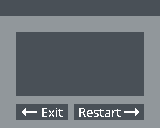
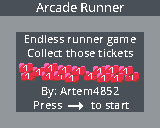
Before/after of a (160, 128) layered artwork. What changed in the layer stack:
added group "Main menu" with 26 layers above "LostMenu" over [16, 2, 144, 112]
added layer "Arcade Runner" in group "Main menu" over [36, 2, 124, 12]
added layer "Rectangle 2 copy" in group "Main menu" over [36, 2, 124, 12]
added layer "Layer 2 copy 14" in group "Main menu" over [97, 73, 111, 83]
added layer "Layer 2 copy 13" in group "Main menu" over [105, 65, 119, 75]
added layer "Layer 2 copy 12" in group "Main menu" over [110, 73, 124, 83]
added layer "Layer 2 copy 11" in group "Main menu" over [119, 66, 133, 76]
added layer "Layer 2 copy 10" in group "Main menu" over [125, 72, 139, 82]
added layer "Layer 2 copy 9" in group "Main menu" over [93, 66, 107, 76]
added layer "Layer 2 copy 8" in group "Main menu" over [72, 66, 86, 76]
added group "Group 3" with 3 layers in group "Main menu" over [34, 101, 129, 110]
added layer "to start" in group "Group 3" over [91, 102, 129, 109]
added layer "Press" in group "Group 3" over [34, 101, 62, 109]
added layer "Collect those tickets" in group "Main menu" over [28, 49, 133, 57]
added layer "By: Artem4852" in group "Main menu" over [42, 87, 119, 98]
added layer "Endless runner game" in group "Main menu" over [25, 35, 136, 46]
added layer "Rectangle 4" in group "Main menu" over [16, 35, 144, 112]
moved "Restart" into group "Group 2" over [79, 108, 121, 117]
moved "Rectangle 1 copy 2" into group "Group 2" over [74, 104, 144, 120]
moved "Exit" into group "Group 1" over [42, 108, 63, 117]
moved "Rectangle 1 copy" into group "Group 1" over [16, 104, 68, 120]
moved "Rectangle 2" into group "LostMenu" over [36, 2, 124, 12]
moved "Rectangle 1" into group "LostMenu" over [19, 35, 139, 96]
painted on "Rectangle 3" over [36, 2, 124, 12]
…and 12 more changes (10 added, 2 stack)
